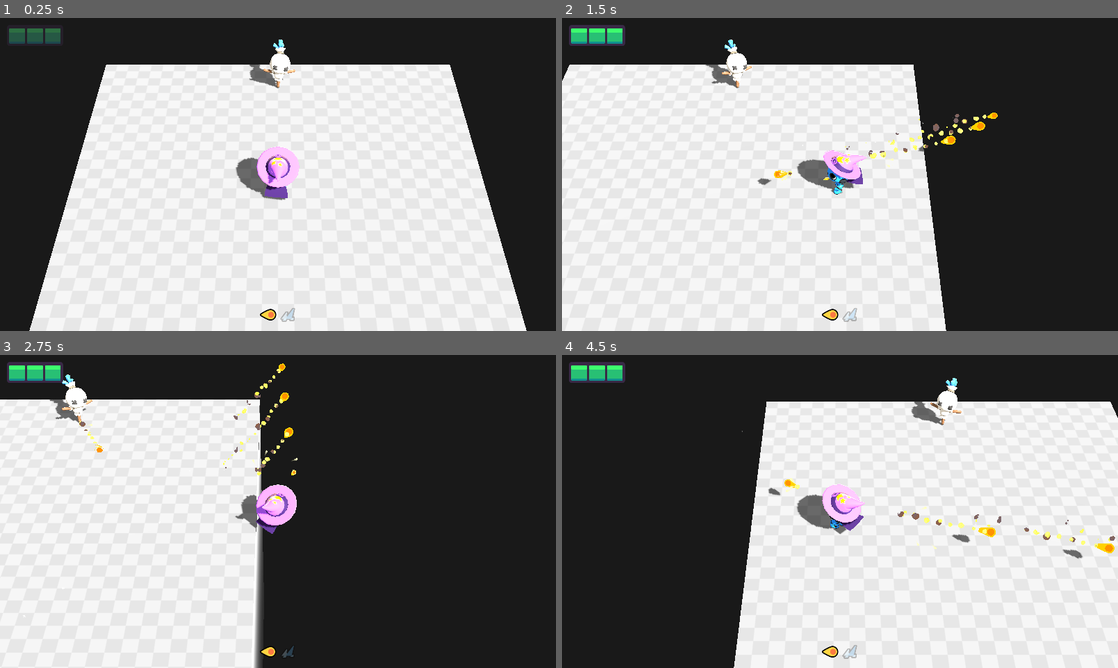
Above: before the commit, frames 1-4 (two rows, left to right).
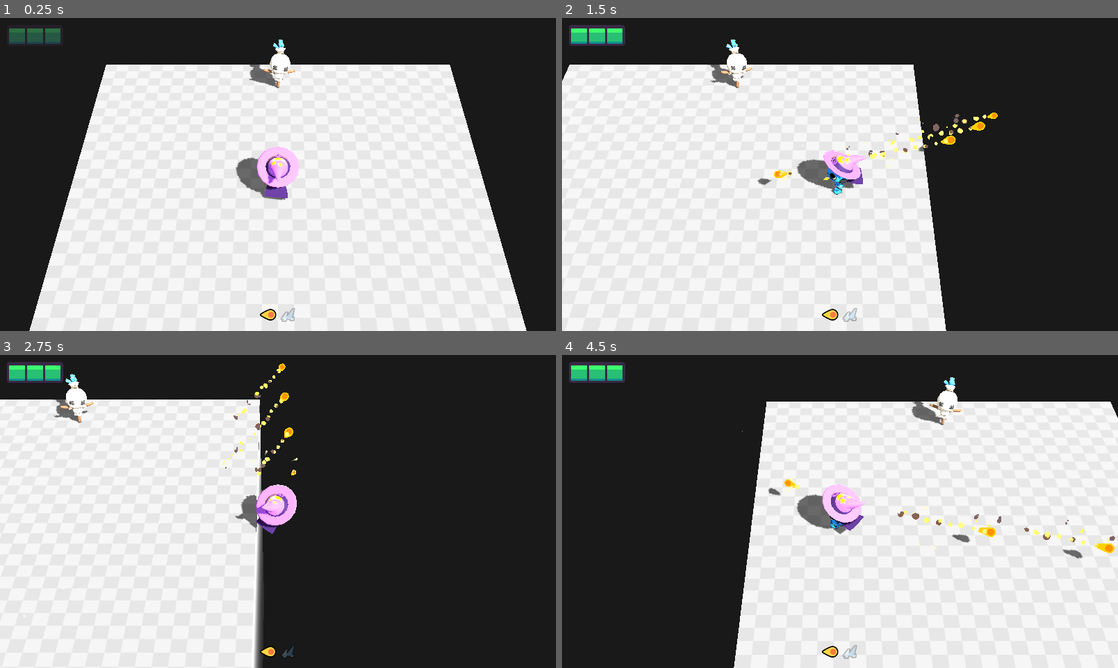
Above: after the commit, the same moments.

Repository: Wurtyl/3D-course
Game: Godot game, scene res://lessons/level.tscn
Same seed, same stepped clock (60 frames per second), same inputs: the game is played once before the commit and once after it.
Inputs (mouse positions are in pixels of both pictures, inside the frame that each line leads up to):
- Up to frame 1 (0.25 s): no input
- Up to frame 2 (1.5 s): tap Enter at 0.5 s; move the mouse to (962, 158) at 0.52 s; press the mouse at (962, 158) at 0.53 s; hold D (move_right) 0.53-1.25 s; tap Space at 0.77 s; release the mouse at (962, 158) at 1.25 s; drag from (728, 190) to (812, 237) at 1.27 s
- Up to frame 3 (2.75 s): move the mouse to (333, 442) at 2.02 s; press the mouse at (333, 442) at 2.03 s; hold D (move_right) from 2.03 s (still down); tap Z at 2.1 s
- Up to frame 4 (4.5 s): release D (move_right) at 2.75 s; release the mouse at (895, 442) at 2.75 s; drag from (812, 574) to (673, 464) at 2.77 s; move the mouse to (1006, 558) at 3.52 s; press the mouse at (1006, 558) at 3.53 s; hold A (move_left) 3.53-4.25 s; tap Space at 3.77 s; release the mouse at (1006, 558) at 4.25 s; drag from (673, 464) to (756, 433) at 4.27 s

The runs differ from the first frame. In frame 2, 0.2% of the frame differs, in the area x 25-35%, y 6-22%; in frame 3, 0.3%, in the area x 8-19%, y 6-32%; in frame 4, 0.2%.

Commit message:
M.4 L.6 Complete !!!
lesson 6 complete

Diff:
--- a/learn-3d-gamedev-from-zero-v0.8.0-macos/M04.patrol_alert_attack_workbook/assets/entities/player/player_3d.gd
+++ b/learn-3d-gamedev-from-zero-v0.8.0-macos/M04.patrol_alert_attack_workbook/assets/entities/player/player_3d.gd
@@ -70,7 +70,7 @@
 	if input_vector.length() > 0.0:
 		var skin_forward_vector := -1.0 * _gobot_skin_3d.global_basis.z
 		_gobot_skin_3d.hips_rotation = skin_forward_vector.signed_angle_to(direction, Vector3.UP)
-
+	AI.Blackboard.player_global_position = global_position
 
 ## Reduce the player's health by one and updates the health bar UI. If the health
 ## reaches zero, the player dies.
--- a/learn-3d-gamedev-from-zero-v0.8.0-macos/M04.patrol_alert_attack_workbook/lessons/ai.gd
+++ b/learn-3d-gamedev-from-zero-v0.8.0-macos/M04.patrol_alert_attack_workbook/lessons/ai.gd
@@ -3,6 +3,8 @@
 enum Events {
 	NONE,
 	FINISHED,
+	PLAYER_ENTERED_LINE_OF_SIGHT,
+	PLAYER_EXITED_LINE_OF_SIGHT,
 }
 
 class State extends RefCounted:
@@ -102,3 +104,86 @@
 
 class Blackboard extends RefCounted:
 	static var player_global_position := Vector3.ZERO
+
+class StateIdle extends State:
+	func _init(init_mob: Mob3D) -> void:
+		super("Idle", init_mob)
+
+	func enter() -> void:
+		mob.skin.play("idle")
+
+	func update(_delta: float) -> Events:
+		var distance := mob.global_position.distance_to(Blackboard.player_global_position)
+		if distance > mob.vision_range:
+			return Events.NONE
+
+		var cos_max_angle_of_vision := cos(mob.vision_angle)
+		var direction := mob.global_position.direction_to(Blackboard.player_global_position)
+		var dot := mob.global_basis.z.dot(direction)
+
+		var player_in_vision_cone := dot > cos_max_angle_of_vision
+		if player_in_vision_cone:
+			return Events.PLAYER_ENTERED_LINE_OF_SIGHT
+		return Events.NONE
+
+class StateLookAtPlayer extends State:
+	func enter() -> void:
+		_time = 0.0
+
+	func _init(init_mob: Mob3D) -> void:
+		super("Look At Player", init_mob)
+	var duration := 2.0
+	var _time := 0.0
+	func update(delta: float) -> Events:
+		_time += delta
+		if _time >= duration:
+			return Events.FINISHED
+
+		var player_distance := mob.global_position.distance_to(
+			Blackboard.player_global_position)
+		if player_distance > mob.vision_range:
+			return Events.PLAYER_EXITED_LINE_OF_SIGHT
+
+		var direction := mob.global_position.direction_to(
+			Blackboard.player_global_position)
+		var target_rotation_y := Vector3.FORWARD.signed_angle_to(
+			direction, Vector3.UP) + PI
+		mob.rotation.y = lerp_angle(
+			mob.rotation.y, target_rotation_y, 2.0 * delta)
+		return Events.NONE
+
+class StateWait extends State:
+	var duration := 0.5
+	var _time := 0.0
+
+	func _init(init_mob: Mob3D) -> void:
+		super("Wait", init_mob)
+
+	func enter() -> void:
+		mob.skin.play("idle")
+		_time = 0.0
+
+	func update(delta: float) -> Events:
+		_time += delta
+		if _time >= duration:
+			return Events.FINISHED
+		return Events.NONE
+
+class StateFireProjectile extends State:
+	var spawning_point: Node3D = null
+	var projectile_scene: PackedScene = null
+
+	func _init(
+		init_mob: Mob3D,
+		init_spawning_point: Node3D,
+		init_projectile_scene: PackedScene) -> void:
+		super("Fire Projectile", init_mob)
+		spawning_point = init_spawning_point
+		projectile_scene = init_projectile_scene
+
+	func enter() -> void:
+		var projectile: Projectile3D = projectile_scene.instantiate()
+		mob.add_sibling(projectile)
+		projectile.global_position = spawning_point.global_position
+		projectile.look_at(spawning_point.global_position + spawning_point.global_basis.z)
+		finished.emit()
--- a/learn-3d-gamedev-from-zero-v0.8.0-macos/M04.patrol_alert_attack_workbook/lessons/mobs/mob_dummy.tscn
+++ b/learn-3d-gamedev-from-zero-v0.8.0-macos/M04.patrol_alert_attack_workbook/lessons/mobs/mob_dummy.tscn
@@ -1,8 +1,7 @@
-[gd_scene load_steps=7 format=3 uid="uid://b5luv0tbdat2c"]
+[gd_scene load_steps=6 format=3 uid="uid://b5luv0tbdat2c"]
 
-[ext_resource type="Script" path="res://lessons/mobs/mob_dummy.gd" id="1_3ifi1"]
+[ext_resource type="Script" path="res://lessons/mobs/mob_dummy_3d.gd" id="1_o0dmb"]
 [ext_resource type="PackedScene" uid="uid://ddjouhm76gjbx" path="res://assets/skins/dummy/dummy_skin_3d.tscn" id="2_8a1qg"]
-[ext_resource type="PackedScene" uid="uid://owdmkemrssa" path="res://assets/entities/projectile/mob_fireball.tscn" id="2_l8afe"]
 [ext_resource type="Script" path="res://assets/hurt_box_3d.gd" id="3_sb476"]
 
 [sub_resource type="CapsuleShape3D" id="CapsuleShape3D_dqdxk"]
@@ -11,12 +10,12 @@
 
 [sub_resource type="CylinderShape3D" id="CylinderShape3D_poc1g"]
 
-[node name="MobDummy3D" type="CharacterBody3D"]
+[node name="MobDummy3D" type="CharacterBody3D" node_paths=PackedStringArray("skin")]
 top_level = true
 collision_layer = 2
 collision_mask = 0
-script = ExtResource("1_3ifi1")
-projectile_scene = ExtResource("2_l8afe")
+script = ExtResource("1_o0dmb")
+skin = NodePath("DummySkin")
 
 [node name="CollisionShape3D" type="CollisionShape3D" parent="."]
 transform = Transform3D(1, 0, 0, 0, 1, 0, 0, 0, 1, 0, 0.478758, 0.0221127)
--- /dev/null
+++ b/learn-3d-gamedev-from-zero-v0.8.0-macos/M04.patrol_alert_attack_workbook/lessons/mobs/mob_dummy_3d.gd
@@ -0,0 +1,29 @@
+class_name MobDummy3D extends Mob3D
+@onready var shooting_point = %ShootingPoint
+
+func _ready() -> void:
+	var state_machine := AI.StateMachine.new()
+	add_child(state_machine)
+	var idle := AI.StateIdle.new(self)
+	var look_at_player := AI.StateLookAtPlayer.new(self)
+	var wait := AI.StateWait.new(self)
+
+	const Projectile3DScene = preload("res://assets/entities/projectile/mob_fireball.tscn")
+	var fire_projectile := AI.StateFireProjectile.new(
+		self, shooting_point, Projectile3DScene)
+
+	state_machine.transitions = {
+		idle:{
+			AI.Events.PLAYER_ENTERED_LINE_OF_SIGHT: look_at_player,},
+		look_at_player: {
+			AI.Events.FINISHED: wait,
+			AI.Events.PLAYER_EXITED_LINE_OF_SIGHT: idle
+			},
+		wait:{
+			AI.Events.FINISHED: fire_projectile,
+		},
+		fire_projectile:{
+			AI.Events.FINISHED: look_at_player,
+		},
+	}
+	state_machine.activate(idle)
